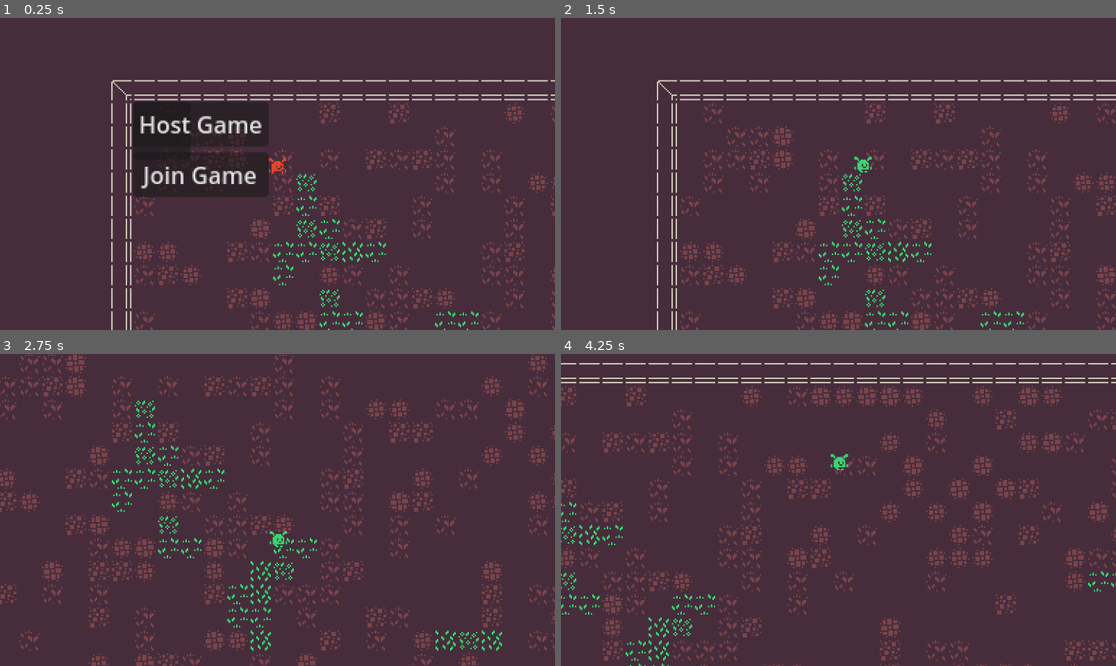
Above: before the commit, frames 1-4 (two rows, left to right).
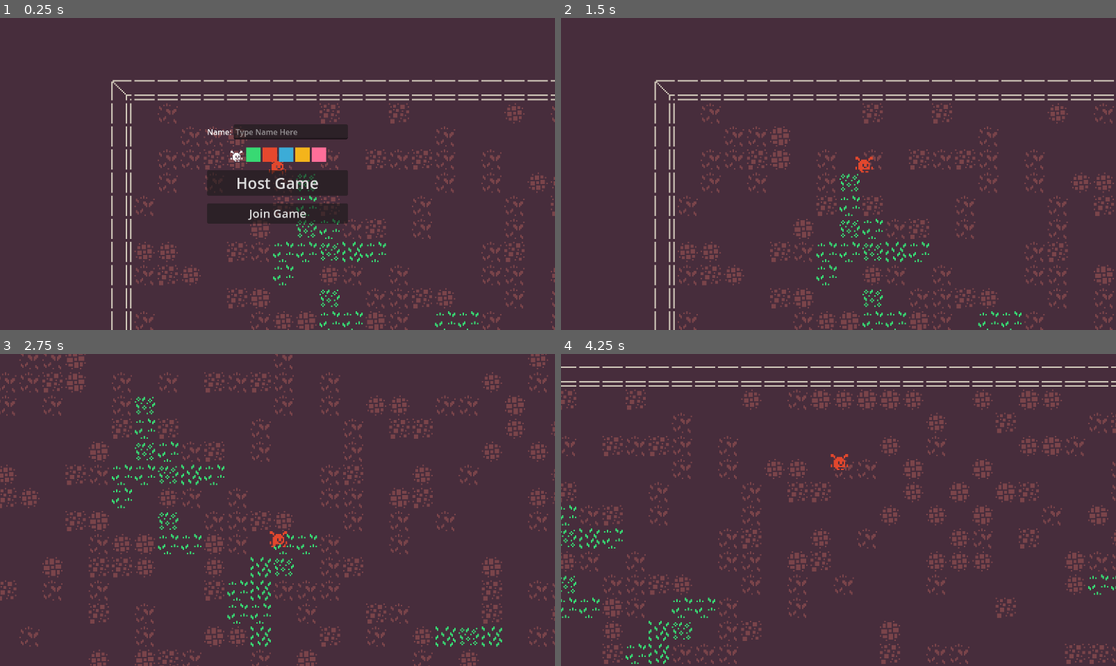
Above: after the commit, the same moments.

Repository: haywirehawk/coop-dungeon
Game: Godot game, scene res://scenes/maps/test_level.tscn
Same seed, same stepped clock (60 frames per second), same inputs: the game is played once before the commit and once after it.
Inputs (mouse positions are in pixels of both pictures, inside the frame that each line leads up to):
- Up to frame 1 (0.25 s): no input
- Up to frame 2 (1.5 s): click "Host Game" at 0.5 s; tap Enter at 1.25 s; move the mouse to (960, 158) at 1.27 s; hold D (move_right) from 1.28 s (still down); tap Space (interact) at 1.35 s; click (960, 158) at 1.42 s
- Up to frame 3 (2.75 s): move the mouse to (166, 525) at 2.02 s; release D (move_right) at 2.03 s; hold S (move_down) from 2.03 s (still down); tap Space (interact) at 2.1 s; click (166, 525) at 2.17 s
- Up to frame 4 (4.25 s): move the mouse to (894, 441) at 2.77 s; release S (move_down) at 2.78 s; hold D (move_right) 2.78-3.53 s; tap Space (interact) at 2.85, 3.6 s; click (894, 441) at 2.92 s; move the mouse to (810, 572) at 3.52 s; hold W (move_up) from 3.53 s (still down); click (810, 572) at 3.67 s

The runs differ from the first frame. In frame 1, 10% of the frame differs, in the area x 24-63%, y 26-66%; in frame 2, 8.6%; in frame 3, 13%, in the area x 0-100%, y 0-100%; in frame 4, 13%.

Commit message:
adding color picker

Diff:
--- a/assets/tilesets/monochrome.tres
+++ b/assets/tilesets/monochrome.tres
@@ -1942,20 +1942,25 @@
 0:16/0 = 0
 0:16/0/terrain_set = 0
 0:16/0/terrain = 3
+0:16/0/physics_layer_0/polygon_0/points = PackedVector2Array(-8, -8, 8, -8, 8, 8, -8, 8)
 0:16/0/terrains_peering_bit/right_side = 3
 0:16/0/terrains_peering_bit/bottom_side = 3
 1:16/0 = 0
 1:16/0/terrain_set = 0
 1:16/0/terrain = 3
+1:16/0/physics_layer_0/polygon_0/points = PackedVector2Array(-8, -8, 8, -8, 8, 8, -8, 8)
 1:16/0/terrains_peering_bit/right_side = 3
 1:16/0/terrains_peering_bit/left_side = 3
 2:16/0 = 0
 2:16/0/terrain_set = 0
 2:16/0/terrain = 3
+2:16/0/physics_layer_0/polygon_0/points = PackedVector2Array(-8, -8, 8, -8, 8, 8, -8, 8)
 2:16/0/terrains_peering_bit/bottom_side = 3
 2:16/0/terrains_peering_bit/left_side = 3
 3:16/0 = 0
+3:16/0/physics_layer_0/polygon_0/points = PackedVector2Array(-8, -8, 8, -8, 8, 8, -8, 8)
 4:16/0 = 0
+4:16/0/physics_layer_0/polygon_0/points = PackedVector2Array(-8, -8, 8, -8, 8, 8, -8, 8)
 5:16/0 = 0
 6:16/0 = 0
 7:16/0 = 0
@@ -2003,23 +2008,29 @@
 0:17/0 = 0
 0:17/0/terrain_set = 0
 0:17/0/terrain = 3
+0:17/0/physics_layer_0/polygon_0/points = PackedVector2Array(-8, -8, 8, -8, 8, 8, -8, 8)
 0:17/0/terrains_peering_bit/bottom_side = 3
 0:17/0/terrains_peering_bit/top_side = 3
 1:17/0 = 0
 2:17/0 = 0
 2:17/0/terrain_set = 0
 2:17/0/terrain = 3
+2:17/0/physics_layer_0/polygon_0/points = PackedVector2Array(-8, -8, 8, -8, 8, 8, -8, 8)
 2:17/0/terrains_peering_bit/bottom_side = 3
 2:17/0/terrains_peering_bit/top_side = 3
 3:17/0 = 0
+3:17/0/physics_layer_0/polygon_0/points = PackedVector2Array(-8, -8, 8, -8, 8, 8, -8, 8)
 4:17/0 = 0
+4:17/0/physics_layer_0/polygon_0/points = PackedVector2Array(-8, -8, 8, -8, 8, 8, -8, 8)
 5:17/0 = 0
 6:17/0 = 0
 7:17/0 = 0
 8:17/0 = 0
 9:17/0 = 0
 10:17/0 = 0
+10:17/0/physics_layer_0/polygon_0/points = PackedVector2Array(-8, -8, 8, -8, 8, 8, -8, 8)
 11:17/0 = 0
+11:17/0/physics_layer_0/polygon_0/points = PackedVector2Array(-8, -8, 8, -8, 8, 8, -8, 8)
 12:17/0 = 0
 13:17/0 = 0
 14:17/0 = 0
@@ -2060,16 +2071,19 @@
 0:18/0 = 0
 0:18/0/terrain_set = 0
 0:18/0/terrain = 3
+0:18/0/physics_layer_0/polygon_0/points = PackedVector2Array(-8, -8, 8, -8, 8, 8, -8, 8)
 0:18/0/terrains_peering_bit/right_side = 3
 0:18/0/terrains_peering_bit/top_side = 3
 1:18/0 = 0
 1:18/0/terrain_set = 0
 1:18/0/terrain = 3
+1:18/0/physics_layer_0/polygon_0/points = PackedVector2Array(-8, -8, 8, -8, 8, 8, -8, 8)
 1:18/0/terrains_peering_bit/right_side = 3
 1:18/0/terrains_peering_bit/left_side = 3
 2:18/0 = 0
 2:18/0/terrain_set = 0
 2:18/0/terrain = 3
+2:18/0/physics_layer_0/polygon_0/points = PackedVector2Array(-8, -8, 8, -8, 8, 8, -8, 8)
 2:18/0/terrains_peering_bit/left_side = 3
 2:18/0/terrains_peering_bit/top_side = 3
 3:18/0 = 0
@@ -2080,7 +2094,9 @@
 8:18/0 = 0
 9:18/0 = 0
 10:18/0 = 0
+10:18/0/physics_layer_0/polygon_0/points = PackedVector2Array(-8, -8, 8, -8, 8, 8, -8, 8)
 11:18/0 = 0
+11:18/0/physics_layer_0/polygon_0/points = PackedVector2Array(-8, -8, 8, -8, 8, 8, -8, 8)
 12:18/0 = 0
 13:18/0 = 0
 14:18/0 = 0
--- a/project.godot
+++ b/project.godot
@@ -18,6 +18,7 @@
 [autoload]
 
 MultiplayerManager="*res://scripts/multiplayer/multiplayer_manager.gd"
+GameManager="*res://scripts/game_manager.gd"
 
 [debug]
 
@@ -26,11 +27,11 @@
 [display]
 
 window/size/initial_position_type=3
-window/size/always_on_top=true
 
 [global_group]
 
 Player="Player controlled characters"
+PlayerSpawn=""
 
 [input]
 
--- a/scenes/game_objects/multiplayer/multiplayer_controller.gd
+++ b/scenes/game_objects/multiplayer/multiplayer_controller.gd
@@ -1,6 +1,7 @@
 extends CharacterBody2D
 class_name MultiplayerPlayer
 
+const PLAYER_PALETTE = preload("res://resources/player_palette.tres")
 
 @export var player_id := 1:
 	set(id):
@@ -9,10 +10,9 @@
 
 @export var move_speed: float = 50
 @export var do_action: bool = false
-const PLAYER_PALETTE = preload("res://resources/player_palette.tres")
-
 
 @onready var animated_sprite: AnimatedSprite2D = $Visuals/AnimatedSprite2D
+@onready var direction_arrow: Sprite2D = $DirectionArrow
 
 var direction: Vector2
 var movement_deadzone := 20
@@ -30,18 +30,37 @@
 func _physics_process(delta: float) -> void:
 	#get_input_states()
 	if multiplayer.is_server():
-		apply_movement_from_input(delta)
+		get_input()
+		apply_movement(delta)
+		move_and_slide()
+	#else:
+		#predict_movement_from_input(delta)
 
 	if not multiplayer.is_server() or MultiplayerManager.host_mode_enabled:
 		set_animation()
-	move_and_slide()
 	if do_action:
 		interact()
 
+	update_directional_arrow()
 
-func apply_movement_from_input(delta: float) -> void:
+# TODO: Predictive movement on client. First attempt did not account for authority.
+#func get_local_movement_input() -> void:
+	#var horizontal = Input.get_axis("move_left", "move_right")
+	#var vertical = Input.get_axis("move_up", "move_down")
+	#direction = Vector2(horizontal, vertical)
+	#
+#
+#
+#func predict_movement_from_input(delta: float) -> void:
+	#get_local_movement_input()
+	#apply_movement(delta)
+
+
+func get_input() -> void:
 	direction = %InputSynchronizer.input_direction
 
+
+func apply_movement(delta: float) -> void:
 	if direction:
 		velocity = direction * move_speed
 	else:
@@ -58,6 +77,15 @@
 		$Visuals.scale = Vector2(move_sign, 1)
 
 
+func update_directional_arrow() -> void:
+	direction_arrow.look_at(get_global_mouse_position())
+	direction_arrow.rotate(PI/2)
+
+
 func interact() -> void:
 	animated_sprite.play("action")
 	do_action = false
+
+
+func set_player_color(color: Color) -> void:
+	animated_sprite.self_modulate = color
--- a/scenes/game_objects/multiplayer/multiplayer_player.tscn
+++ b/scenes/game_objects/multiplayer/multiplayer_player.tscn
@@ -1,8 +1,9 @@
-[gd_scene load_steps=7 format=3 uid="uid://dm45f06mpg7uc"]
+[gd_scene load_steps=9 format=3 uid="uid://dm45f06mpg7uc"]
 
 [ext_resource type="SpriteFrames" uid="uid://dt06n400xyk27" path="res://resources/character_c_sprite_frames.tres" id="1_7m2q4"]
 [ext_resource type="Script" uid="uid://ckinges54fv4w" path="res://scenes/game_objects/multiplayer/multiplayer_controller.gd" id="1_n0alt"]
 [ext_resource type="Script" uid="uid://i5lsojkrl2cd" path="res://scripts/multiplayer/multiplayer_input.gd" id="2_iphor"]
+[ext_resource type="Texture2D" uid="uid://3cyvp4vj3a43" path="res://assets/tilesets/monochrome-transparent_packed.png" id="4_eyg1r"]
 
 [sub_resource type="SceneReplicationConfig" id="SceneReplicationConfig_iphor"]
 properties/0/path = NodePath(".:player_id")
@@ -20,6 +21,9 @@
 properties/4/path = NodePath("Visuals/AnimatedSprite2D:self_modulate")
 properties/4/spawn = true
 properties/4/replication_mode = 1
+properties/5/path = NodePath("DirectionArrow:rotation")
+properties/5/spawn = true
+properties/5/replication_mode = 1
 
 [sub_resource type="SceneReplicationConfig" id="SceneReplicationConfig_eyg1r"]
 properties/0/path = NodePath("InputSynchronizer:input_direction")
@@ -28,6 +32,10 @@
 
 [sub_resource type="RectangleShape2D" id="RectangleShape2D_n0alt"]
 size = Vector2(8, 7)
+
+[sub_resource type="AtlasTexture" id="AtlasTexture_7f46t"]
+atlas = ExtResource("4_eyg1r")
+region = Rect2(368, 320, 16, 16)
 
 [node name="MultiplayerPlayer" type="CharacterBody2D" groups=["Player"]]
 collision_layer = 0
@@ -59,3 +67,8 @@
 [node name="Camera2D" type="Camera2D" parent="."]
 zoom = Vector2(3, 3)
 position_smoothing_enabled = true
+
+[node name="DirectionArrow" type="Sprite2D" parent="."]
+rotation = 1.5708
+texture = SubResource("AtlasTexture_7f46t")
+offset = Vector2(0, -16)
--- a/scenes/maps/multiplayer_hud.gd
+++ /dev/null
@@ -1,22 +0,0 @@
-extends Node
-
-@onready var host_game_button: Button = $Panel/VBoxContainer/HostGame
-@onready var join_game_button: Button = $Panel/VBoxContainer/JoinGame
-@onready var multiplayer_hud: Control = $"."
-
-
-func _ready() -> void:
-	host_game_button.pressed.connect(become_host)
-	join_game_button.pressed.connect(join_game)
-
-
-func become_host() -> void:
-	print("Become Host Pressed")
-	multiplayer_hud.hide()
-	MultiplayerManager.become_host()
-
-
-func join_game() -> void:
-	print("Join Game Pressed")
-	multiplayer_hud.hide()
-	MultiplayerManager.join_game()
--- a/scenes/maps/test_level.tscn
+++ b/scenes/maps/test_level.tscn
@@ -1,10 +1,12 @@
 [gd_scene load_steps=4 format=4 uid="uid://bjcyd3jnhehiy"]
 
 [ext_resource type="TileSet" uid="uid://bucja2adgio7p" path="res://assets/tilesets/monochrome.tres" id="1_10g28"]
+[ext_resource type="PackedScene" uid="uid://m8o6hy36sppj" path="res://scenes/ui/multiplayer/multiplayer_hud.tscn" id="1_gdsav"]
 [ext_resource type="PackedScene" uid="uid://lsstk1cm0cfa" path="res://scenes/game_objects/player/player.tscn" id="2_2xbkd"]
-[ext_resource type="Script" uid="uid://bu4yqkukjv5g7" path="res://scenes/maps/multiplayer_hud.gd" id="3_gdsav"]
 
 [node name="TestLevel" type="Node"]
+
+[node name="MultiplayerHUD" parent="." instance=ExtResource("1_gdsav")]
 
 [node name="TileMapLayer" type="TileMapLayer" parent="."]
 tile_map_data = PackedByteArray("AAAAAAAAAQAAAAAAAAABAAAAAQABAAAAAAABAAEAAQAAAAAAAAACAAEAAQABAAAAAAADAAEAAQABAAAAAAADAA …(36912 unchanged characters)…
@@ -14,37 +16,11 @@
 position = Vector2(100, 50)
 collision_layer = 0
 
-[node name="MultiplayerHUD" type="Control" parent="."]
-custom_minimum_size = Vector2(110, 35)
-layout_mode = 3
-anchors_preset = 0
-offset_right = 40.0
-offset_bottom = 40.0
-script = ExtResource("3_gdsav")
-
-[node name="Panel" type="Panel" parent="MultiplayerHUD"]
-layout_mode = 0
-offset_right = 40.0
-offset_bottom = 40.0
-
-[node name="VBoxContainer" type="VBoxContainer" parent="MultiplayerHUD/Panel"]
-layout_mode = 0
-offset_right = 40.0
-offset_bottom = 40.0
-
-[node name="HostGame" type="Button" parent="MultiplayerHUD/Panel/VBoxContainer"]
-layout_mode = 2
-text = "Host Game"
-
-[node name="JoinGame" type="Button" parent="MultiplayerHUD/Panel/VBoxContainer"]
-layout_mode = 2
-text = "Join Game"
-
 [node name="MultiplayerSpawner" type="MultiplayerSpawner" parent="."]
 _spawnable_scenes = PackedStringArray("uid://dm45f06mpg7uc")
 spawn_path = NodePath("../Players")
 spawn_limit = 4
 
-[node name="Players" type="Node2D" parent="."]
+[node name="Players" type="Node2D" parent="." groups=["PlayerSpawn"]]
 y_sort_enabled = true
 position = Vector2(100, 50)
--- /dev/null
+++ b/scenes/ui/multiplayer/color_picker_container.gd
@@ -0,0 +1,25 @@
+extends HBoxContainer
+
+const PLAYER_PALETTE = preload("res://resources/player_palette.tres")
+
+@onready var chosen_color_viewer: TextureRect = %ChosenColorViewer
+var chosen_color: Color
+
+func _ready() -> void:
+	for color in PLAYER_PALETTE.colors:
+		create_color_option(color)
+
+func create_color_option(color: Color) -> void:
+	var option := ColorRect.new()
+	option.custom_minimum_size = Vector2(30, 30)
+	option.size_flags_horizontal = Control.SIZE_SHRINK_CENTER
+	option.size_flags_vertical = Control.SIZE_SHRINK_CENTER
+	option.color = color
+	add_child(option)
+	option.gui_input.connect(_on_color_option_input.bind(color))
+
+
+func _on_color_option_input(event: InputEvent, color: Color) -> void:
+	if event is InputEventMouseButton:
+		chosen_color = color
+		chosen_color_viewer.self_modulate = color
--- /dev/null
+++ b/scenes/ui/multiplayer/color_picker_container.tscn
@@ -0,0 +1,23 @@
+[gd_scene load_steps=4 format=3 uid="uid://3q34anjvpg0"]
+
+[ext_resource type="Script" uid="uid://ljoug0h5wanj" path="res://scenes/ui/multiplayer/color_picker_container.gd" id="1_xi37i"]
+[ext_resource type="Texture2D" uid="uid://3cyvp4vj3a43" path="res://assets/tilesets/monochrome-transparent_packed.png" id="2_mpiol"]
+
+[sub_resource type="AtlasTexture" id="AtlasTexture_0hdmd"]
+atlas = ExtResource("2_mpiol")
+region = Rect2(304, 144, 16, 16)
+
+[node name="ColorPickerContainer" type="HBoxContainer"]
+anchors_preset = 15
+anchor_right = 1.0
+anchor_bottom = 1.0
+grow_horizontal = 2
+grow_vertical = 2
+size_flags_horizontal = 4
+script = ExtResource("1_xi37i")
+
+[node name="ChosenColorViewer" type="TextureRect" parent="."]
+unique_name_in_owner = true
+custom_minimum_size = Vector2(32, 32)
+layout_mode = 2
+texture = SubResource("AtlasTexture_0hdmd")
--- /dev/null
+++ b/scenes/ui/multiplayer/multiplayer_hud.gd
@@ -0,0 +1,93 @@
+extends Node
+
+@onready var connection_information: Control = %ConnectionInformation
+@onready var connected_peers: Label = %ConnectedPeers
+
+@onready var start_multiplayer_menu: Control = %StartMultiplayerMenu
+@onready var name_container: HBoxContainer = %NameContainer
+@onready var name_input: LineEdit = %NameInput
+@onready var color_picker_container: HBoxContainer = %ColorPickerContainer
+@onready var host_game_button: Button = %HostGame
+@onready var join_game_button: Button = %JoinGame
+
+@onready var server_status_popover: Control = %ServerStatusPopover
+@onready var server_status_label: Label = %ServerStatusLabel
+@onready var disconnect_button: Button = %DisconnectButton
+@onready var close_button: Button = %CloseButton
+
+
+func _ready() -> void:
+	MultiplayerManager.server_clients_updated.connect(_on_server_clients_updated)
+	MultiplayerManager.cant_connect_to_server.connect(_on_cant_connect_to_server)
+	MultiplayerManager.disconnected_from_server.connect(_on_disconnected_from_server)
+
+	host_game_button.pressed.connect(_on_host_game_button_pressed)
+	join_game_button.pressed.connect(_on_join_game_button_pressed)
+	disconnect_button.pressed.connect(_on_disconnect_button_pressed)
+	close_button.pressed.connect(_on_close_button_pressed)
+
+	connection_information.hide()
+	start_multiplayer_menu.show()
+	server_status_popover.hide()
+
+
+func _on_host_game_button_pressed() -> void:
+	print("Become Host Pressed")
+	start_multiplayer_menu.hide()
+	#show_status_popover()
+	#update_player_information()
+	MultiplayerManager.become_host()
+
+
+func _on_join_game_button_pressed() -> void:
+	print("Join Game Pressed")
+	start_multiplayer_menu.hide()
+	#show_status_popover()
+	#update_player_information()
+	MultiplayerManager.join_game()
+
+
+func show_status_popover() -> void:
+	if multiplayer.multiplayer_peer.get_connection_status() == MultiplayerPeer.CONNECTION_CONNECTED:
+		close_button.hide()
+		disconnect_button.show()
+		server_status_label.text = "Connecting to lobby."
+	else:
+		close_button.show()
+		disconnect_button.hide()
+		server_status_label.text = "You did not connect to the server."
+
+	server_status_popover.show()
+
+
+func update_player_information() -> void:
+	GameManager.players[0] = {
+		"name": name_input.text,
+		"color": color_picker_container.chosen_color
+	}
+
+
+#region Button Signal Handling
+
+func _on_disconnect_button_pressed() -> void:
+	server_status_popover.hide()
+	MultiplayerManager.disconnect_from_server(multiplayer.get_unique_id())
+
+
+func _on_close_button_pressed() -> void:
+	server_status_popover.hide()
+
+#endregion
+#region Server Signal Handling
+
+func _on_server_clients_updated(connected_clients: int, max_clients: int) -> void:
+	server_status_label.text = "%d/%d peers connected." % [connected_clients, max_clients]
+
+
+func _on_cant_connect_to_server() -> void:
+	server_status_label.text = "Could not connect to server."
+
+
+func _on_disconnected_from_server() -> void:
+	pass
+#endregion
--- /dev/null
+++ b/scenes/ui/multiplayer/multiplayer_hud.tscn
@@ -0,0 +1,168 @@
+[gd_scene load_steps=4 format=3 uid="uid://m8o6hy36sppj"]
+
+[ext_resource type="Script" uid="uid://bu4yqkukjv5g7" path="res://scenes/ui/multiplayer/multiplayer_hud.gd" id="1_j0la5"]
+[ext_resource type="PackedScene" uid="uid://3q34anjvpg0" path="res://scenes/ui/multiplayer/color_picker_container.tscn" id="2_xxe2k"]
+
+[sub_resource type="StyleBoxEmpty" id="StyleBoxEmpty_gdsav"]
+
+[node name="MultiplayerHUD" type="CanvasLayer"]
+script = ExtResource("1_j0la5")
+
+[node name="ConnectionInformation" type="Control" parent="."]
+unique_name_in_owner = true
+visible = false
+layout_mode = 3
+anchors_preset = 15
+anchor_right = 1.0
+anchor_bottom = 1.0
+grow_horizontal = 2
+grow_vertical = 2
+
+[node name="MarginContainer" type="MarginContainer" parent="ConnectionInformation"]
+layout_mode = 1
+anchors_preset = 15
+anchor_right = 1.0
+anchor_bottom = 1.0
+grow_horizontal = 2
+grow_vertical = 2
+theme_override_constants/margin_left = 16
+theme_override_constants/margin_top = 16
+theme_override_constants/margin_right = 16
+theme_override_constants/margin_bottom = 16
+
+[node name="VBoxContainer" type="VBoxContainer" parent="ConnectionInformation/MarginContainer"]
+layout_mode = 2
+size_flags_horizontal = 8
+size_flags_vertical = 0
+theme_override_constants/separation = 32
+
+[node name="ConnectedPeers" type="Label" parent="ConnectionInformation/MarginContainer/VBoxContainer"]
+unique_name_in_owner = true
+layout_mode = 2
+size_flags_horizontal = 4
+theme_override_font_sizes/font_size = 12
+text = "Connected Peers"
+
+[node name="StartMultiplayerMenu" type="Control" parent="."]
+unique_name_in_owner = true
+custom_minimum_size = Vector2(110, 35)
+layout_mode = 3
+anchors_preset = 15
+anchor_right = 1.0
+anchor_bottom = 1.0
+grow_horizontal = 2
+grow_vertical = 2
+
+[node name="PanelContainer" type="PanelContainer" parent="StartMultiplayerMenu"]
+layout_mode = 1
+anchors_preset = 8
+anchor_left = 0.5
+anchor_top = 0.5
+anchor_right = 0.5
+anchor_bottom = 0.5
+offset_left = -89.5
+offset_top = -49.5
+offset_right = 89.5
+offset_bottom = 49.5
+grow_horizontal = 2
+grow_vertical = 2
+theme_override_styles/panel = SubResource("StyleBoxEmpty_gdsav")
+
+[node name="MarginContainer" type="MarginContainer" parent="StartMultiplayerMenu/PanelContainer"]
+custom_minimum_size = Vector2(300, 200)
+layout_mode = 2
+theme_override_constants/margin_left = 4
+theme_override_constants/margin_top = 4
+theme_override_constants/margin_right = 4
+theme_override_constants/margin_bottom = 4
+
+[node name="VBoxContainer" type="VBoxContainer" parent="StartMultiplayerMenu/PanelContainer/MarginContainer"]
+layout_mode = 2
+theme_override_constants/separation = 16
+
+[node name="NameContainer" type="HBoxContainer" parent="StartMultiplayerMenu/PanelContainer/MarginContainer/VBoxContainer"]
+unique_name_in_owner = true
+layout_mode = 2
+
+[node name="Label" type="Label" parent="StartMultiplayerMenu/PanelContainer/MarginContainer/VBoxContainer/NameContainer"]
+layout_mode = 2
+text = "Name:"
+
+[node name="NameInput" type="LineEdit" parent="StartMultiplayerMenu/PanelContainer/MarginContainer/VBoxContainer/NameContainer"]
+unique_name_in_owner = true
+layout_mode = 2
+size_flags_horizontal = 3
+placeholder_text = "Type Name Here"
+
+[node name="ColorPickerContainer" parent="StartMultiplayerMenu/PanelContainer/MarginContainer/VBoxContainer" instance=ExtResource("2_xxe2k")]
+unique_name_in_owner = true
+layout_mode = 2
+
+[node name="HostGame" type="Button" parent="StartMultiplayerMenu/PanelContainer/MarginContainer/VBoxContainer"]
+unique_name_in_owner = true
+layout_mode = 2
+theme_override_font_sizes/font_size = 32
+text = "Host Game"
+
+[node name="JoinGame" type="Button" parent="StartMultiplayerMenu/PanelContainer/MarginContainer/VBoxContainer"]
+unique_name_in_owner = true
+layout_mode = 2
+theme_override_font_sizes/font_size = 24
+text = "Join Game"
+
+[node name="ServerStatusPopover" type="Control" parent="."]
+unique_name_in_owner = true
+visible = false
+layout_mode = 3
+anchors_preset = 15
+anchor_right = 1.0
+anchor_bottom = 1.0
+grow_horizontal = 2
+grow_vertical = 2
+
+[node name="ColorRect" type="ColorRect" parent="ServerStatusPopover"]
+layout_mode = 1
+anchors_preset = 15
+anchor_right = 1.0
+anchor_bottom = 1.0
+grow_horizontal = 2
+grow_vertical = 2
+color = Color(0.811765, 0.776471, 0.721569, 0.470588)
+
+[node name="MarginContainer" type="MarginContainer" parent="ServerStatusPopover"]
+layout_mode = 1
+anchors_preset = 15
+anchor_right = 1.0
+anchor_bottom = 1.0
+grow_horizontal = 2
+grow_vertical = 2
+
+[node name="VBoxContainer" type="VBoxContainer" parent="ServerStatusPopover/MarginContainer"]
+layout_mode = 2
+size_flags_horizontal = 4
+size_flags_vertical = 4
+theme_override_constants/separation = 32
+
+[node name="ServerStatusLabel" type="Label" parent="ServerStatusPopover/MarginContainer/VBoxContainer"]
+unique_name_in_owner = true
+layout_mode = 2
+theme_override_font_sizes/font_size = 32
+text = "Server Status"
+
+[node name="DisconnectButton" type="Button" parent="ServerStatusPopover/MarginContainer/VBoxContainer"]
+unique_name_in_owner = true
+custom_minimum_size = Vector2(150, 50)
+layout_mode = 2
+size_flags_horizontal = 4
+size_flags_vertical = 4
+theme_override_font_sizes/font_size = 24
+text = "Disconnect"
+
+[node name="CloseButton" type="Button" parent="ServerStatusPopover/MarginContainer/VBoxContainer"]
+unique_name_in_owner = true
+custom_minimum_size = Vector2(150, 50)
+layout_mode = 2
+size_flags_horizontal = 4
+size_flags_vertical = 4
+theme_override_font_sizes/font_size = 24
+text = "Close"
--- /dev/null
+++ b/scripts/game_manager.gd
@@ -0,0 +1,3 @@
+extends Node
+
+var players := {}
--- a/scripts/multiplayer/multiplayer_input.gd
+++ b/scripts/multiplayer/multiplayer_input.gd
@@ -27,6 +27,9 @@
 	input_direction = Vector2(horizontal, vertical)
 
 
+
+
+
 @rpc("call_local")
 func do_action() -> void:
 	if multiplayer.is_server():
--- a/scripts/multiplayer/multiplayer_manager.gd
+++ b/scripts/multiplayer/multiplayer_manager.gd
@@ -1,7 +1,12 @@
 extends Node
+
+signal server_clients_updated(connected_clients: int, max_clients: int)
+signal cant_connect_to_server
+signal disconnected_from_server
 
 const SERVER_PORT = 4380
 const SERVER_IP = "127.0.0.1"
+const MAX_CLIENTS := 4
 
 var multiplayer_scene: PackedScene = preload("res://scenes/game_objects/multiplayer/multiplayer_player.tscn")
 
@@ -9,19 +14,34 @@
 var host_mode_enabled = false
 
 
+func _ready() -> void:
+	multiplayer.peer_connected.connect(_on_peer_connected)
+	multiplayer.peer_disconnected.connect(_on_peer_disconnected)
+	multiplayer.connected_to_server.connect(_on_connected_to_server)
+	multiplayer.connection_failed.connect(_on_connection_failed)
+	multiplayer.server_disconnected.connect(_on_server_disconnected)
+
+
 func become_host() -> void:
-	print("Starting host!")
-
-	_players_spawn_node = get_tree().current_scene.get_node("Players")
+	_players_spawn_node = get_tree().get_first_node_in_group("PlayerSpawn")
 	host_mode_enabled = true
 
 	var server_peer = ENetMultiplayerPeer.new()
-	server_peer.create_server(SERVER_PORT)
+	var error = server_peer.create_server(SERVER_PORT, MAX_CLIENTS)
+	if error == ERR_ALREADY_IN_USE:
+		push_error("Attempted to create server. Already in Use")
+		return
+	if error == ERR_CANT_CREATE:
+		push_error("Attempted to create server. Failed to create")
+		return
+	if error == OK:
+		print("Attempted to create server. Success")
+
+	server_peer.get_host().compress(ENetConnection.COMPRESS_RANGE_CODER)
 
 	multiplayer.multiplayer_peer = server_peer
 
-	multiplayer.peer_connected.connect(_add_player_to_game)
-	multiplayer.peer_disconnected.connect(_remove_player_from_game)
+	send_player_information(multiplayer.get_unique_id(), "Host")
 
 	_remove_single_player()
 	_add_player_to_game(1)
@@ -29,7 +49,8 @@
 
 
 func join_game() -> void:
-	print("Joining as Player 2")
+	_players_spawn_node = get_tree().get_first_node_in_group("PlayerSpawn")
+	host_mode_enabled = false
 
 	var client_peer = ENetMultiplayerPeer.new()
 	var client_error = client_peer.create_client(SERVER_IP, SERVER_PORT)
@@ -42,11 +63,29 @@
 	if client_error == OK:
 		print("Attempted to create client. Success")
 
+	client_peer.get_host().compress(ENetConnection.COMPRESS_RANGE_CODER)
 
 	multiplayer.multiplayer_peer = client_peer
-	multiplayer.server_disconnected.connect(_on_server_disconnected)
 
 	_remove_single_player()
+
+
+func disconnect_from_server(client_id: int) -> void:
+	multiplayer.multiplayer_peer.close()
+
+
+@rpc("any_peer", "call_remote", "reliable")
+func send_player_information(id: int, player_name: String, color: Color = Color.WHITE) -> void:
+	if not GameManager.players.has(id):
+		GameManager.players[id] = {
+			"name": player_name,
+			"color": color
+		}
+
+	if multiplayer.is_server():
+		for i in GameManager.players:
+			send_player_information.rpc(i, GameManager.players[i]["name"], GameManager.players[i]["color"])
+
 
 
 func _add_player_to_game(id: int) -> void:
@@ -58,12 +97,16 @@
 
 	_players_spawn_node.add_child(player_to_add, true)
 
+	server_clients_updated.emit(multiplayer.get_peers().size(), MAX_CLIENTS)
+
 
 func _remove_player_from_game(id: int) -> void:
 	print("Player %s left the game." % id)
 	if not _players_spawn_node.has_node(str(id)):
 		return
 	_players_spawn_node.get_node(str(id)).queue_free()
+
+	server_clients_updated.emit(multiplayer.get_peers().size(), MAX_CLIENTS)
 
 
 func _remove_single_player() -> void:
@@ -72,6 +115,25 @@
 	player_to_remove.queue_free()
 
 
+func _on_peer_connected(id: int) -> void:
+	_add_player_to_game(id)
+
+
+func _on_peer_disconnected(id: int) -> void:
+	_remove_player_from_game(id)
+
+
+func _on_connected_to_server() -> void:
+	#send_player_information.rpc_id(1, multiplayer.get_unique_id(), GameManager.players[0].name, GameManager.players[0]["color"])
+	#print(str(GameManager.players[0].name))
+	pass
+
+
+func _on_connection_failed() -> void:
+	cant_connect_to_server.emit()
+
+
 func _on_server_disconnected() -> void:
 	print("Server Disconnected")
+	disconnected_from_server.emit()
 	get_tree().reload_current_scene()
Not shown, added: scenes/ui/multiplayer/color_picker_container.gd.uid
Renamed: scenes/maps/multiplayer_hud.gd.uid -> scenes/ui/multiplayer/multiplayer_hud.gd.uid
Not shown, added: scripts/game_manager.gd.uid
